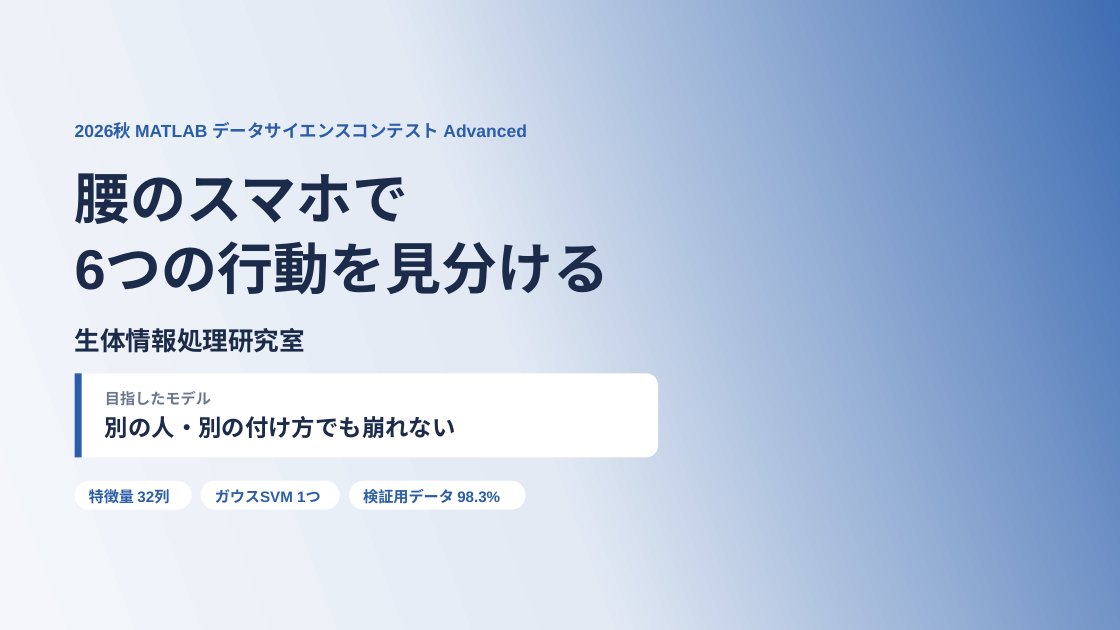
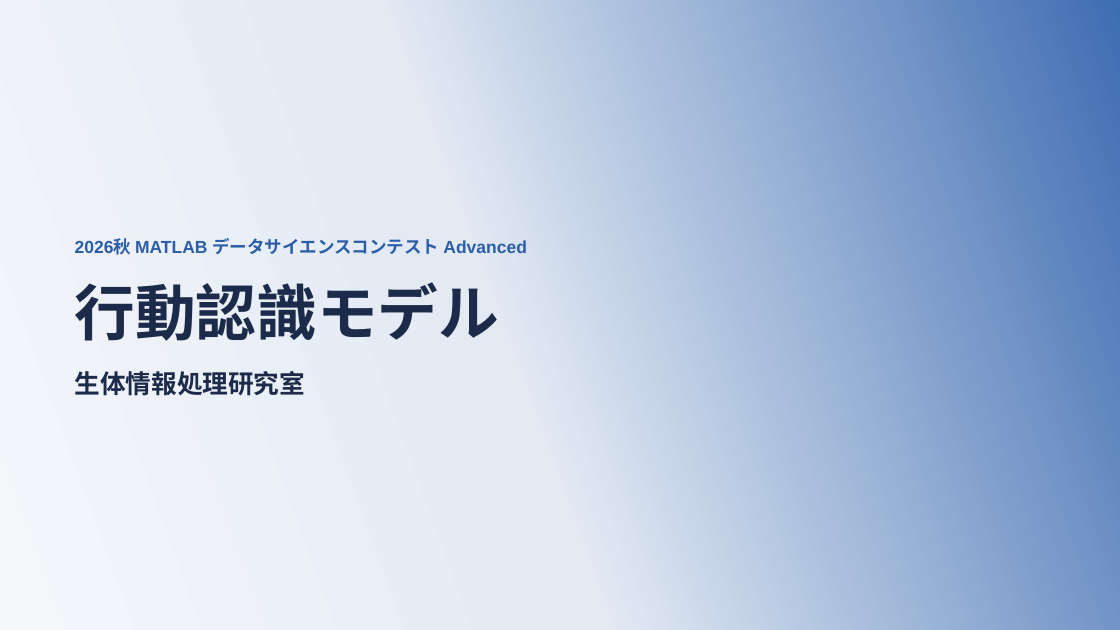
Before and after one commit to takuto-nohara/DataScienceContest, a slide deck: slide 1 of presentation/final_seitailab.pptx. Drawn at 1120x630 pixels with LibreOffice and Linux fonts; fonts in the diff are those of the drawing. Boxes give left, top, right and bottom in pixels: in the first picture for what was removed or moved away, otherwise in the second. Text is boxed around its words. In the diff, an @@ line names an element or a change of style, - is before the commit and + after.

```diff
--- a/presentation/final_seitailab.pptx
+++ b/presentation/final_seitailab.pptx
@@ text "2026秋 MATLAB データサイエンスコンテスト Advanced": place and size @@
-text "2026秋 MATLAB データサイエンスコンテスト Advanced" at [75, 122, 527, 139]
+text "2026秋 MATLAB データサイエンスコンテスト Advanced" at [75, 238, 527, 255]
@@ text at [75, 282, 499, 341]: text changed; size 48 to 52 pt @@
-腰のスマホで
-6つの行動を見分ける
+行動認識モデル
@@ text "生体情報処理研究室": place and size @@
-text "生体情報処理研究室" at [75, 328, 306, 353]
+text "生体情報処理研究室" at [75, 371, 306, 396]
@@ rounded rectangle removed at [75, 374, 658, 458] @@
@@ rectangle removed at [75, 374, 82, 458] @@
@@ text removed at [105, 391, 211, 406] @@
-目指したモデル
@@ text removed at [105, 416, 456, 438] @@
-別の人・別の付け方でも崩れない
@@ rounded rectangle removed at [75, 481, 192, 510] @@
@@ text removed at [89, 486, 169, 506] @@
-特徴量 32列
@@ rounded rectangle removed at [201, 481, 340, 510] @@
@@ text removed at [215, 489, 321, 503] @@
-ガウスSVM 1つ
@@ rounded rectangle removed at [350, 481, 526, 510] @@
@@ text removed at [363, 489, 500, 504] @@
-検証用データ 98.3%
```
Also in this commit, not shown: 7 other slides changed, 24 other files.
